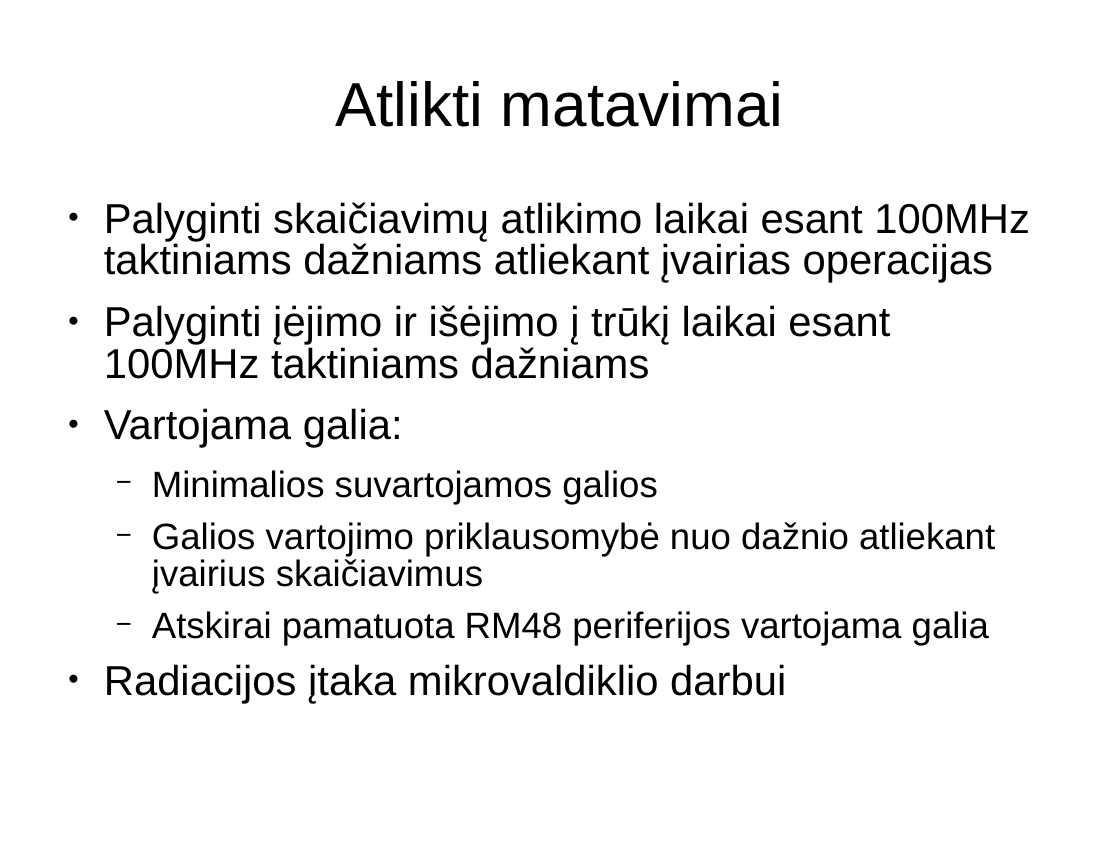
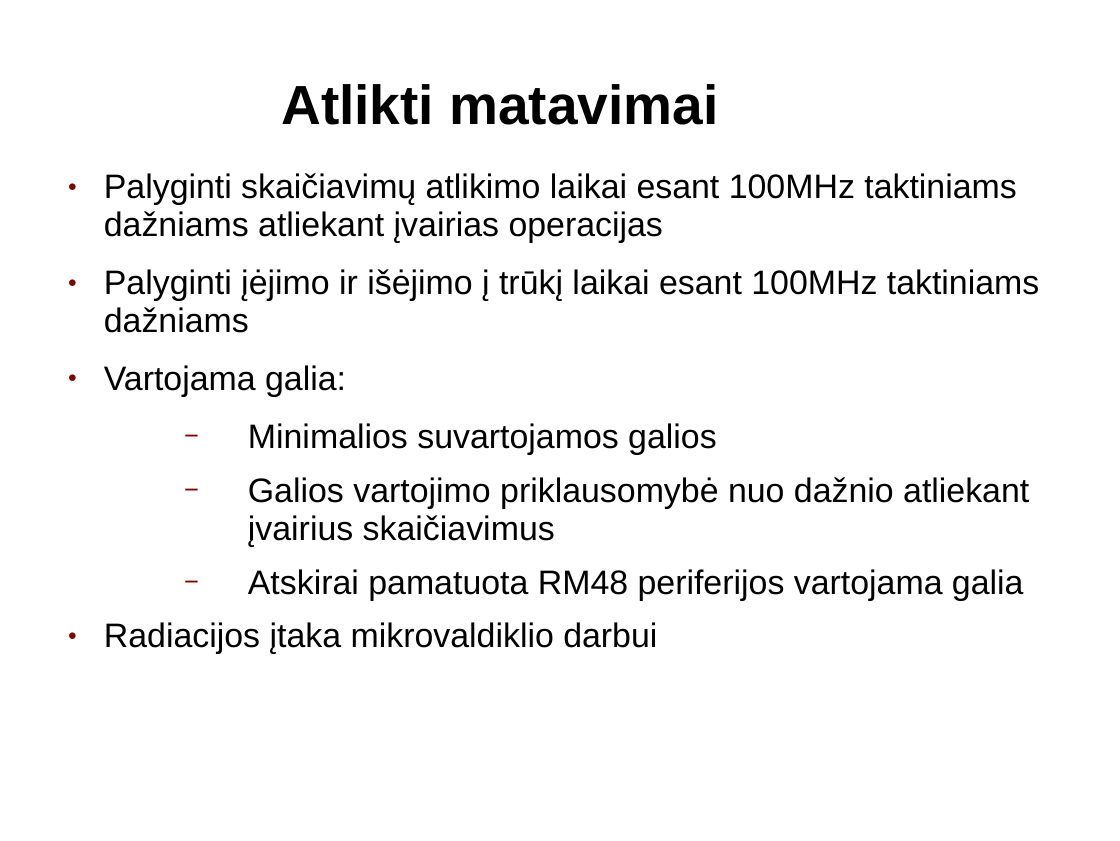
Before and after one commit to kurmis/bakis, a slide deck: slide 8 of pristatymas bak/Mindaugas Kurmauskas.ppt. Drawn at 1120x841 pixels with LibreOffice and Linux fonts; fonts in the diff are those of the drawing; background and template pictures are left out. Boxes give left, top, right and bottom in pixels: in the first picture for what was removed or moved away, otherwise in the second. Text is boxed around its words. In the diff, an @@ line names an element or a change of style, - is before the commit and + after.

```diff
--- a/pristatymas bak/Mindaugas Kurmauskas.ppt
+++ b/pristatymas bak/Mindaugas Kurmauskas.ppt
@@ title "Atlikti matavimai" moved from (x1=335, y1=81, x2=784, y2=127) to (x1=281, y1=84, x2=718, y2=125) @@
@@ title "Atlikti matavimai" at (x1=281, y1=84, x2=718, y2=125): size 44 to 39 pt, bold on @@
@@ text "Palyginti skaičiavimų atlikimo laikai esant ..." moved from (x1=104, y1=202, x2=1030, y2=703) to (x1=104, y1=173, x2=1039, y2=654) @@
@@ text "Palyginti skaičiavimų atlikimo laikai esant ..." at (x1=104, y1=173, x2=1039, y2=654): size 29.6 to 24 pt in "Palyginti skaičiavimų atlikimo laikai esant 100MHz taktiniam ...", "Palyginti įėjimo ir išėjimo į trūkį laikai ...", "Vartojama galia:", "Radiacijos įtaka mikrovaldiklio darbui"; size 25.9 to 24 pt in "Minimalios suvartojamos galios", "Galios vartojimo priklausomybė nuo dažnio atliekant įvairius ...", "Atskirai pamatuota RM48 periferijos vartojama galia"; line spacing 0.83 to 0.93; bullet colour #000000 to #800000; indent changed @@
```
Also in this commit, not shown: 11 other slides changed, 6 other files.
